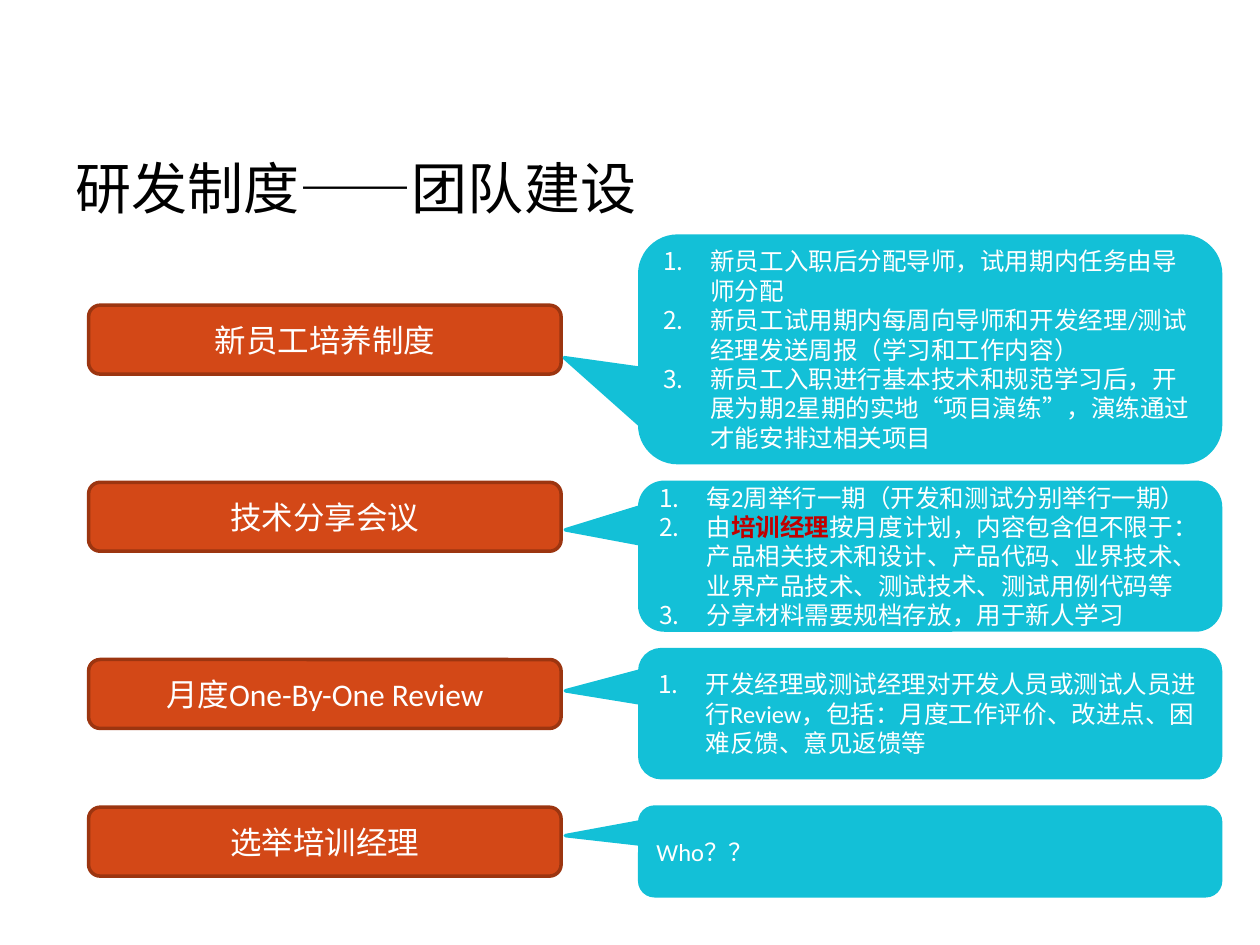
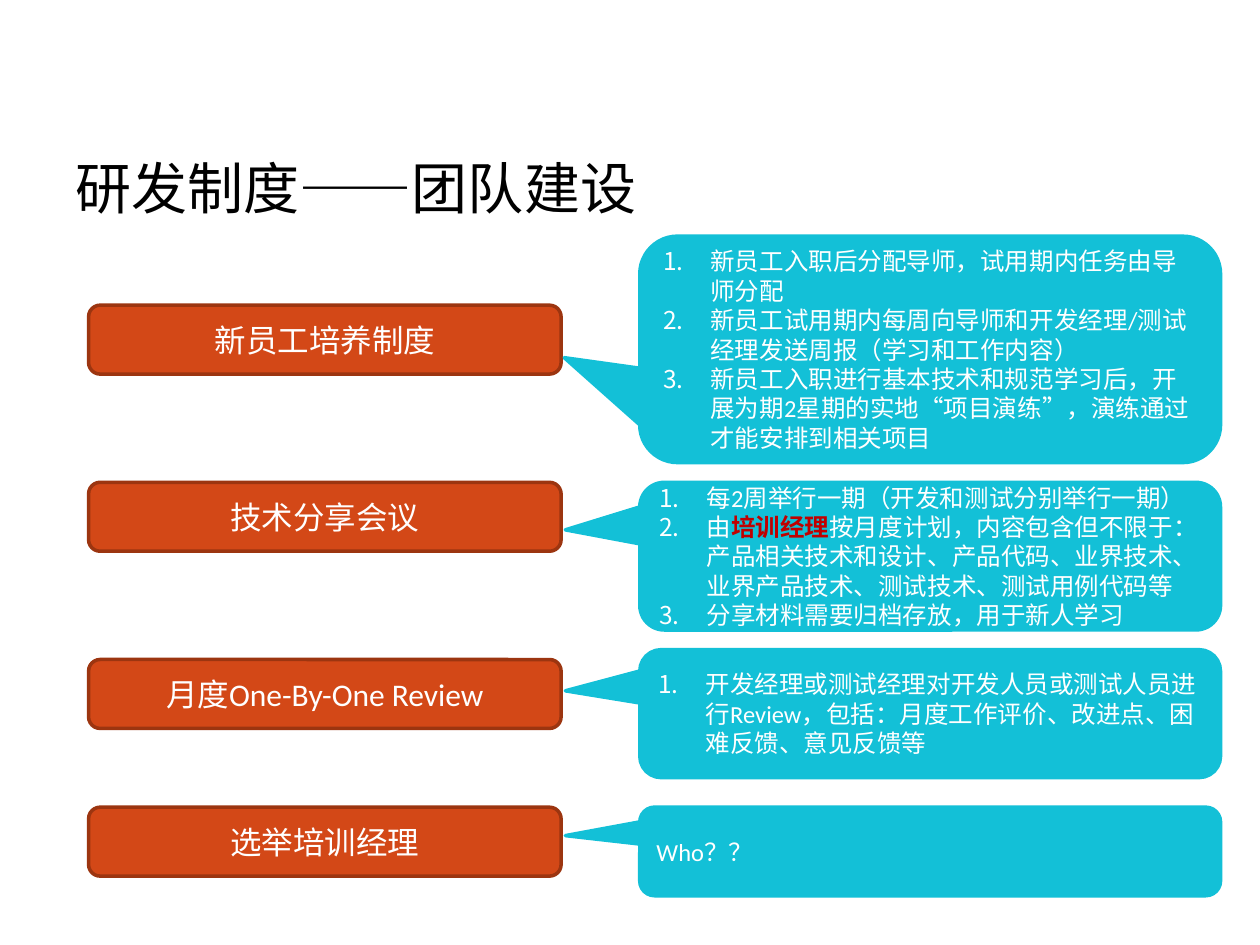
Before and after one commit to Vivian-hihi/SequoiaDB, a slide deck: slide 13 of internal_doc/00.项目管理/02.制度宣传/2016研发组织结构和制度流程宣传.pptx. Drawn at 1260x945 pixels with LibreOffice and Linux fonts; fonts in the diff are those of the drawing; background and template pictures are left out. Boxes give left, top, right and bottom in pixels: in the first picture for what was removed or moved away, otherwise in the second. Text is boxed around its words. In the diff, an @@ line names an element or a change of style, - is before the commit and + after.

```diff
--- a/internal_doc/00.项目管理/02.制度宣传/2016研发组织结构和制度流程宣传.pptx
+++ b/internal_doc/00.项目管理/02.制度宣传/2016研发组织结构和制度流程宣传.pptx
@@ text in rounded speech box at box(710, 367, 1189, 449): text changed @@
-3. 新员工入职进行基本技术和规范学习后，开展为期2星期的实地“项目演练”，演练通过才能安排过相关项目
+3. 新员工入职进行基本技术和规范学习后，开展为期2星期的实地“项目演练”，演练通过才能安排到相关项目
@@ text in rounded speech box at box(707, 603, 1124, 627): text changed @@
-3. 分享材料需要规档存放，用于新人学习
+3. 分享材料需要归档存放，用于新人学习
@@ text in rounded speech box at box(706, 672, 1197, 754): text changed @@
-1. 开发经理或测试经理对开发人员或测试人员进行Review，包括：月度工作评价、改进点、困难反馈、意见返馈等
+1. 开发经理或测试经理对开发人员或测试人员进行Review，包括：月度工作评价、改进点、困难反馈、意见反馈等
```
